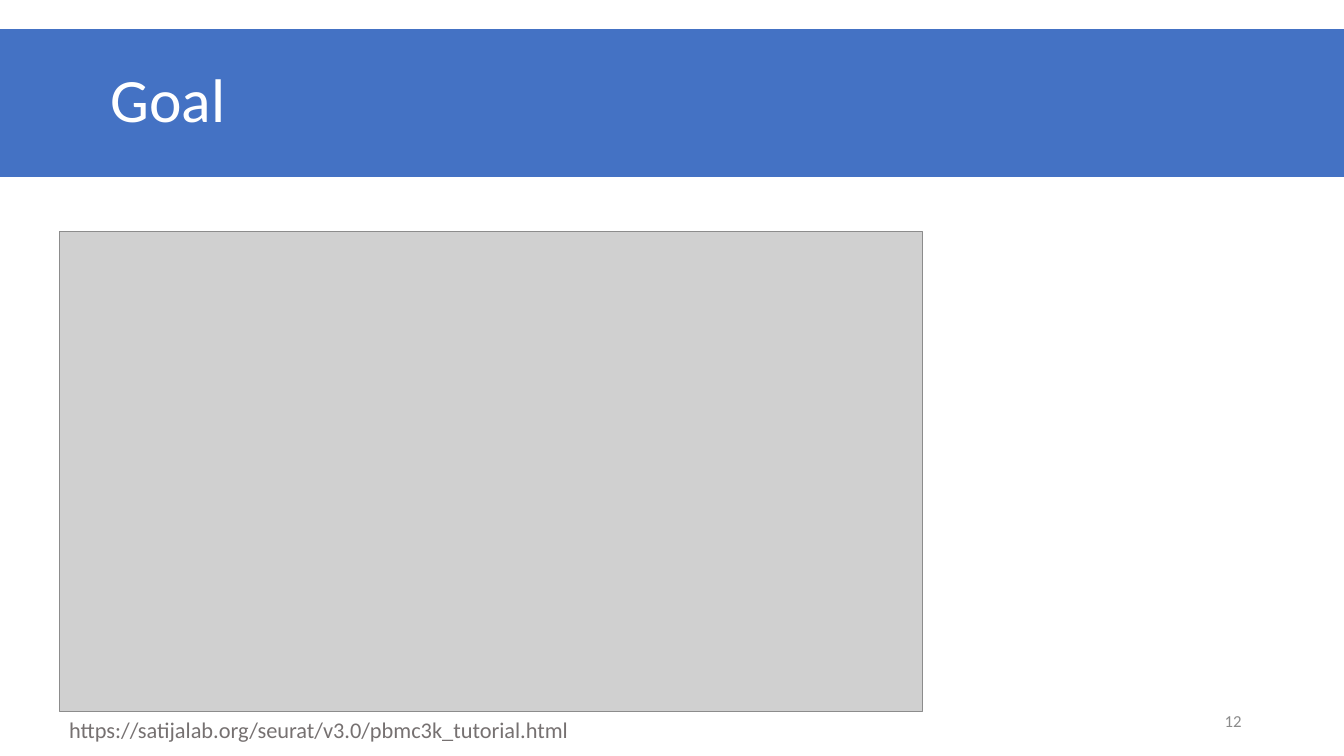
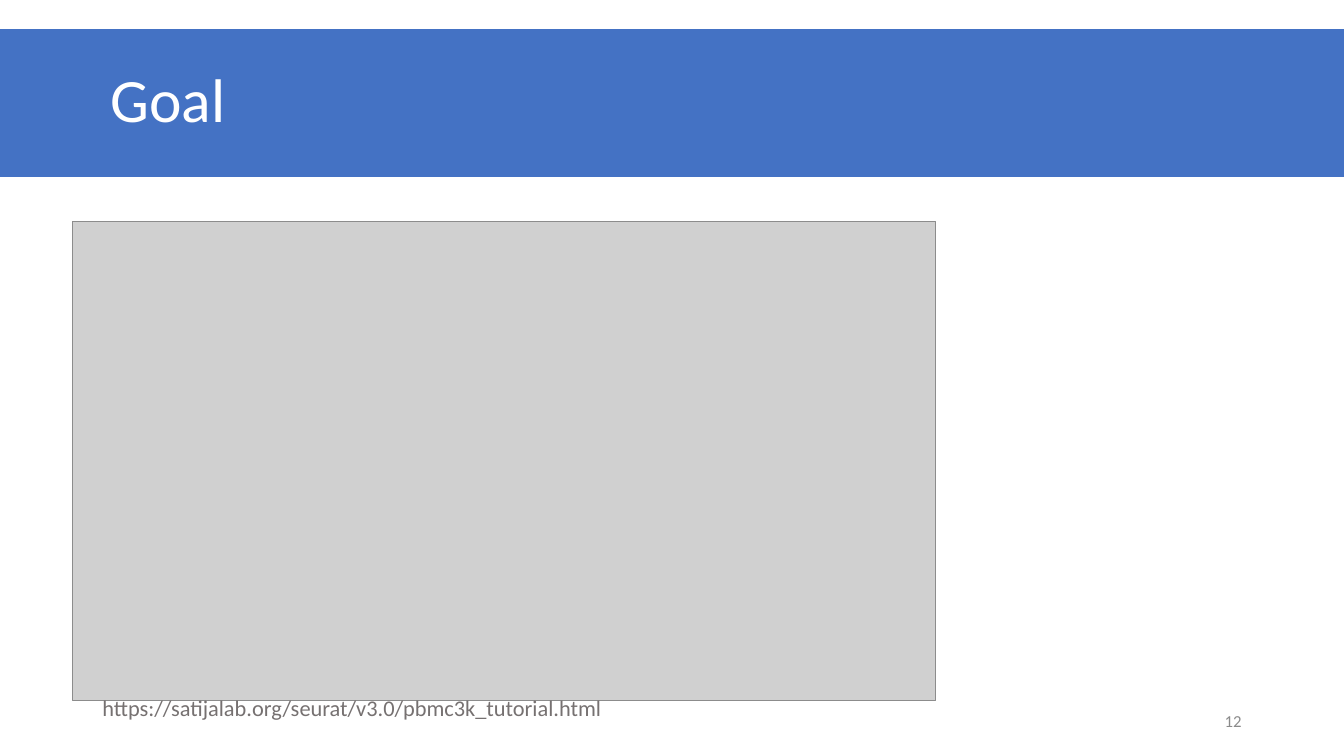
Before and after one commit to datascience-mobi/group-01-project-4-1, a slide deck: slide 12 of K-means clustering.pptx. Drawn at 1344x756 pixels with LibreOffice and Linux fonts; fonts in the diff are those of the drawing; grey boxes stand for pictures. Boxes give left, top, right and bottom in pixels: in the first picture for what was removed or moved away, otherwise in the second. Text is boxed around its words. In the diff, an @@ line names an element or a change of style, - is before the commit and + after.

```diff
--- a/K-means clustering.pptx
+++ b/K-means clustering.pptx
@@ picture: place and size @@
-picture at [59, 232, 923, 712]
+picture at [73, 221, 936, 701]
@@ text "https://satijalab.org/seurat/v3.0/pbmc3k_tutorial.html": place and size @@
-text "https://satijalab.org/seurat/v3.0/pbmc3k_tutorial.html" at [69, 722, 568, 742]
+text "https://satijalab.org/seurat/v3.0/pbmc3k_tutorial.html" at [102, 697, 601, 720]
```
Also in this commit, not shown: 5 other slides changed.
